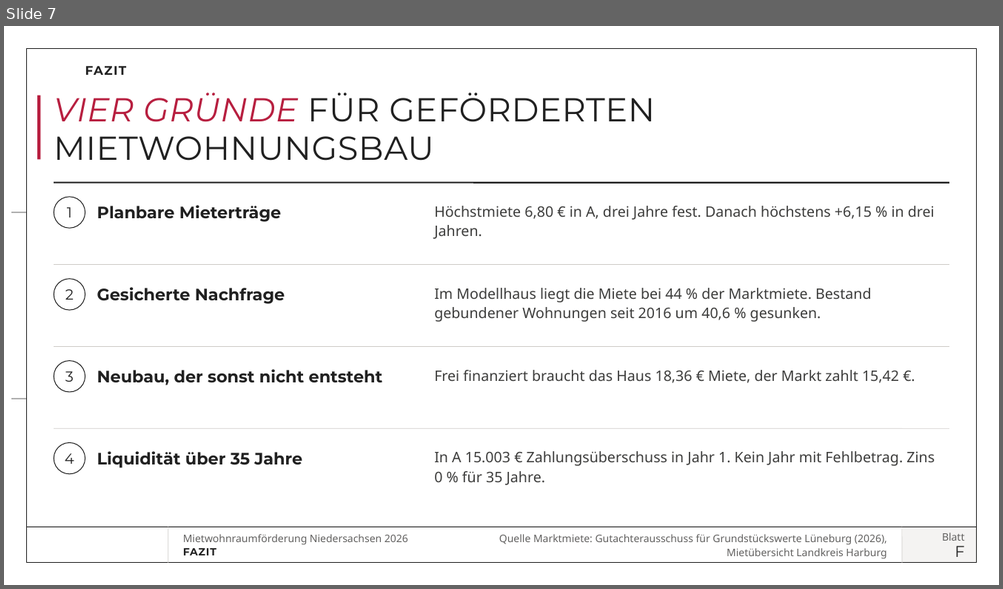
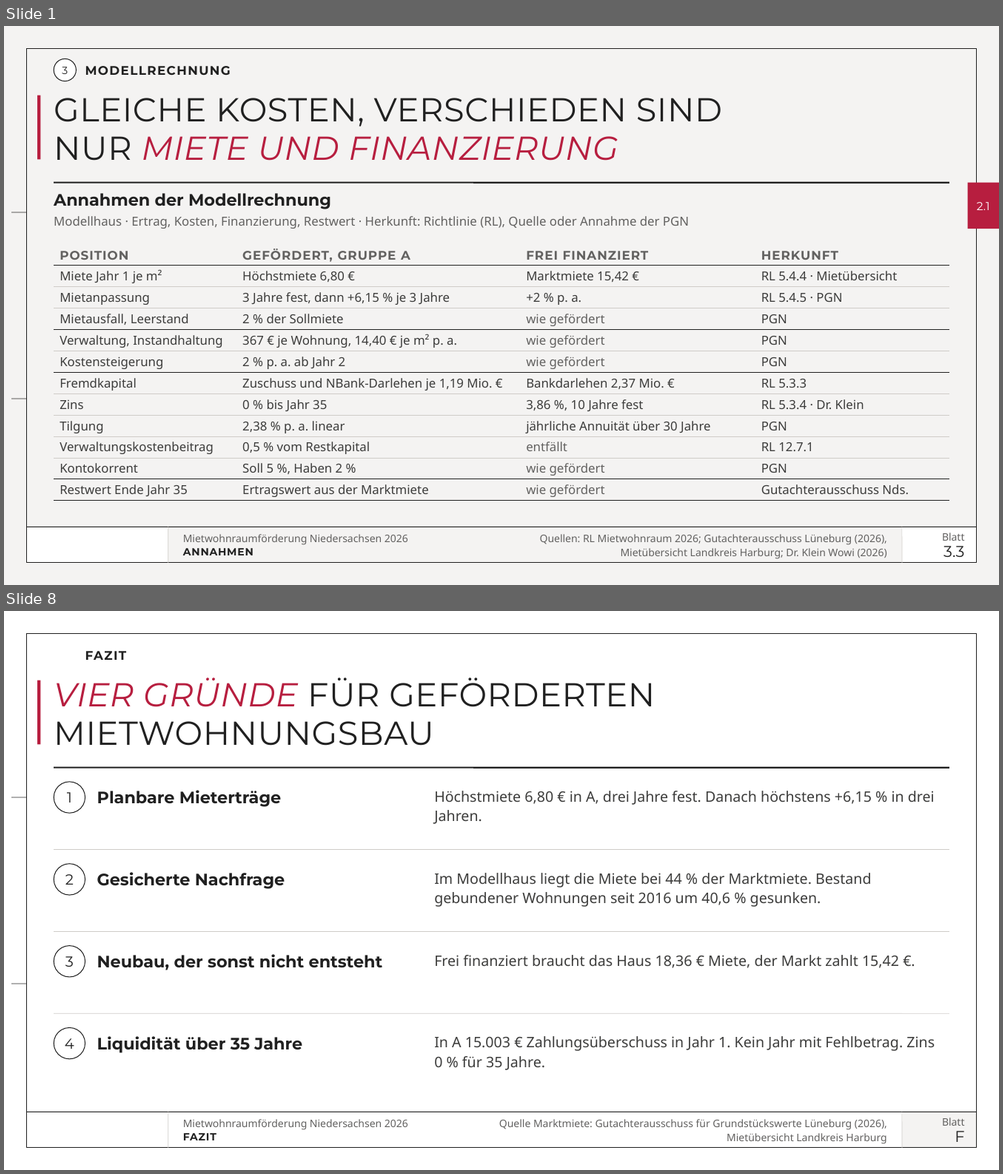
Before and after one commit to vgedaschko/NBank, a slide deck: konzepte/neu/schritt-2/dist/schritt-2.pptx. Shown one above the other, each under a label of ours: slide 7 before the commit, slides 1 and 8 after it; the slides between them are not shown. The pictures are 1003x589 and 1003x1174 pixels, drawn with LibreOffice and Linux fonts; fonts in the diff are those of the drawing; background and template pictures are left out. Boxes give left, top, right and bottom in pixels: in the first picture for what was removed or moved away, otherwise in the second. Text is boxed around its words. In the diff, an @@ line names an element or a change of style, - is before the commit and + after.

```diff
--- a/konzepte/neu/schritt-2/dist/schritt-2.pptx
+++ b/konzepte/neu/schritt-2/dist/schritt-2.pptx
@@ slide 1 added at [4,26,999,585], background #F4F3F2; not listed: 9 template elements that a slide beside it also shows @@
@@ ellipse added at [54,59,77,82], fill #FFFFFF, outline #202020 0.75 pt, 10 pt, text #202020 @@
+3
@@ text added at [85,66,230,75], 12 pt, text #202020, bold @@
+MODELLRECHNUNG
@@ title added at [54,98,722,161], 32 pt, text #202020 @@
+GLEICHE KOSTEN, VERSCHIEDEN SIND
+NUR MIETE UND FINANZIERUNG
@@ text added at [54,193,331,210], 16 pt, text #202020, bold @@
+Annahmen der Modellrechnung
@@ line added from (54, 183) to (949, 183), #202020 1.5 pt @@
@@ rectangle added at [967,183,999,229], fill #B71E3F, 11 pt, text #FFFFFF @@
+2.1
@@ text added at [54,216,688,229], 12 pt, text #626160 @@
+Modellhaus · Ertrag, Kosten, Finanzierung, Restwert · Herkunft: Richtlinie (RL), Quelle oder Annahme der PGN
@@ table added at [54,241,949,500], 12 rows, 4 columns @@
+POSITION | GEFÖRDERT, GRUPPE A | FREI FINANZIERT | HERKUNFT
+Miete Jahr 1 je m² | Höchstmiete 6,80 € | Marktmiete 15,42 € | RL 5.4.4 · Mietübersicht
+Mietanpassung | 3 Jahre fest, dann +6,15 % je 3 Jahre | +2 % p. a. | RL 5.4.5 · PGN
+Mietausfall, Leerstand | 2 % der Sollmiete | wie gefördert | PGN
+Verwaltung, Instandhaltung | 367 € je Wohnung, 14,40 € je m² p. a. | wie gefördert | PGN
+Kostensteigerung | 2 % p. a. ab Jahr 2 | wie gefördert | PGN
+Fremdkapital | Zuschuss und NBank-Darlehen je 1,19 Mio. € | Bankdarlehen 2,37 Mio. € | RL 5.3.3
+Zins | 0 % bis Jahr 35 | 3,86 %, 10 Jahre fest | RL 5.3.4 · Dr. Klein
+Tilgung | 2,38 % p. a. linear | jährliche Annuität über 30 Jahre | PGN
+Verwaltungskostenbeitrag | 0,5 % vom Restkapital | entfällt | RL 12.7.1
+Kontokorrent | Soll 5 %, Haben 2 % | wie gefördert | PGN
+Restwert Ende Jahr 35 | Ertragswert aus der Marktmiete | wie gefördert | Gutachterausschuss Nds.
@@ rectangle added at [26,528,168,563], fill #FFFFFF @@
@@ text added at [540,534,887,560], 10 pt, text #626160 @@
+Quellen: RL Mietwohnraum 2026; Gutachterausschuss Lüneburg (2026),
+Mietübersicht Landkreis Harburg; Dr. Klein Wowi (2026)
@@ rectangle added at [902,528,976,563], fill #FFFFFF @@
@@ text added at [183,548,253,556], 10 pt, text #202020, bold @@
+ANNAHMEN
@@ text added at [943,546,964,557], 15 pt, text #202020 @@
+3.3
@@ what was slide 7 is now slide 8 @@
```
Also in this commit, not shown: 6 slides changed, 20 other files.
